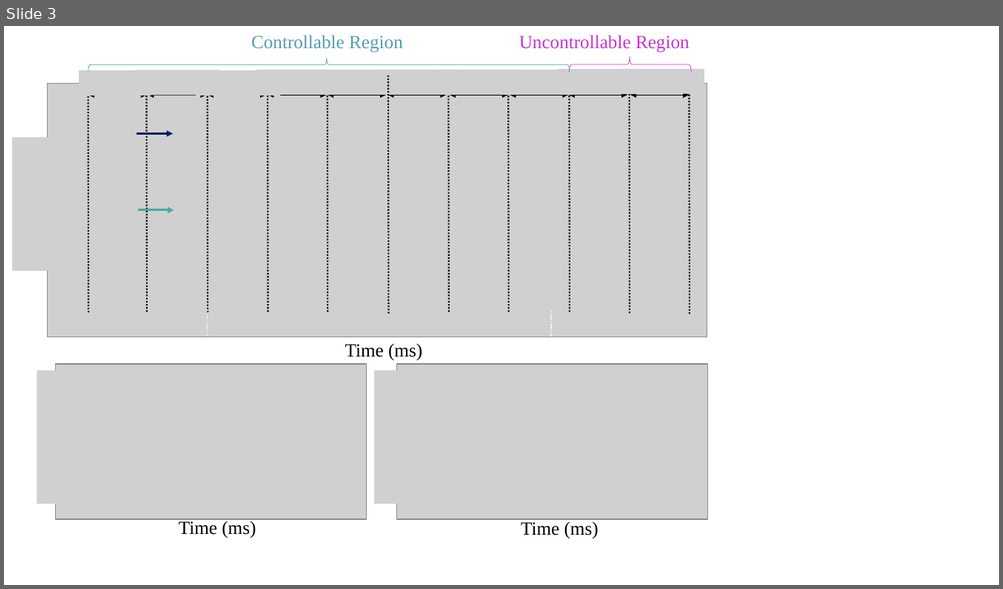
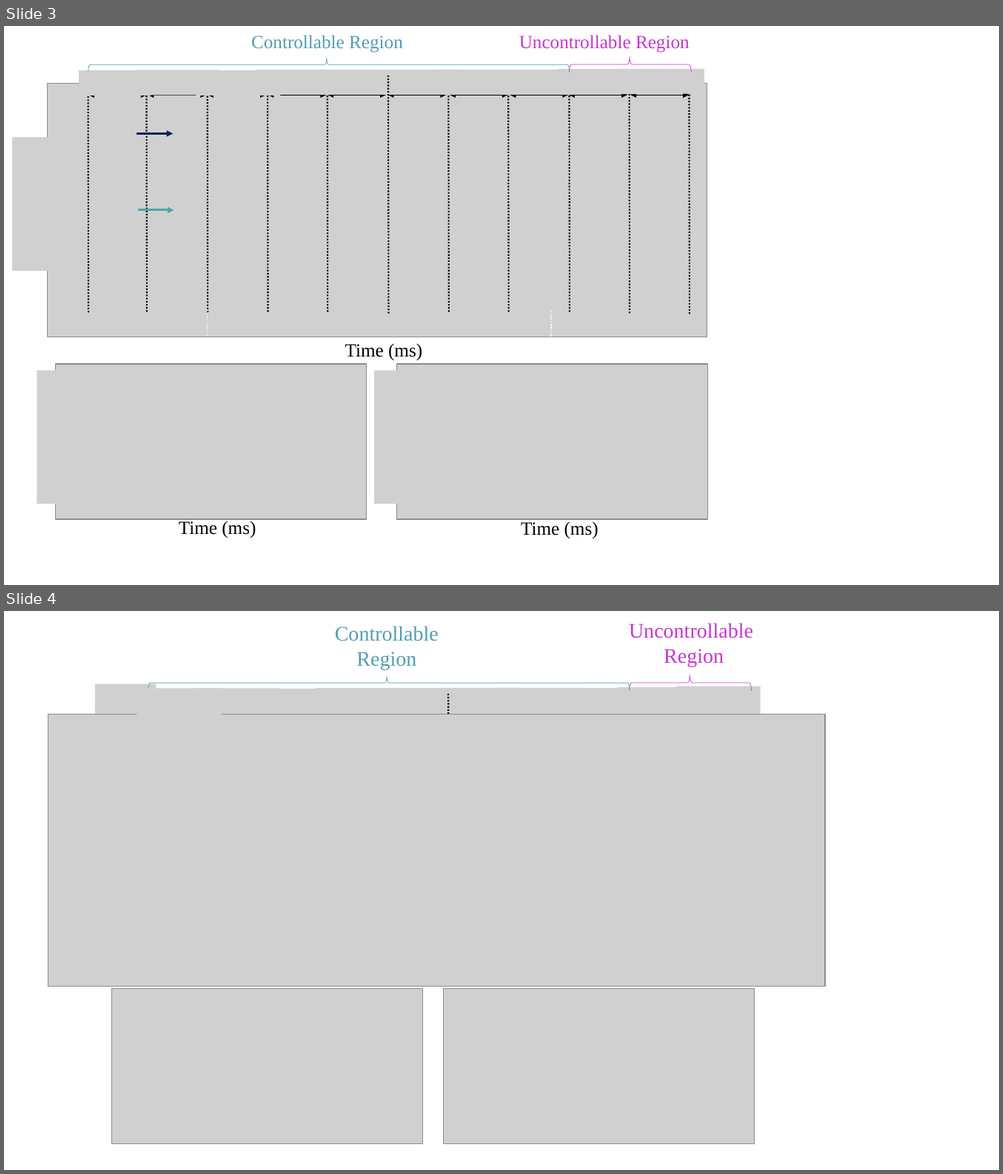
Before and after one commit to EnesAyaz/WPTMotor, a slide deck: Synhronous motor/TPEL-major-revision/Figures/Experiment/New Microsoft PowerPoint Presentation.pptx. Shown one above the other, each under a label of ours: slide 3 before the commit, slides 3 and 4 after it. The pictures are 1003x589 and 1003x1174 pixels, drawn with LibreOffice and Linux fonts; fonts in the diff are those of the drawing; grey boxes stand for pictures. Boxes give left, top, right and bottom in pixels: in the first picture for what was removed or moved away, otherwise in the second. Text is boxed around its words. In the diff, an @@ line names an element or a change of style, - is before the commit and + after.

```diff
--- a/Synhronous motor/TPEL-major-revision/Figures/Experiment/New Microsoft PowerPoint Presentation.pptx
+++ b/Synhronous motor/TPEL-major-revision/Figures/Experiment/New Microsoft PowerPoint Presentation.pptx
@@ slide 4 added at bbox=[4, 611, 999, 1170], background #FFFFFF @@
@@ text added at bbox=[335, 626, 438, 669], 20 pt, text #549DB4 @@
+Controllable Region
@@ text added at bbox=[629, 623, 753, 667], 20 pt, text #C835D3 @@
+Uncontrollable
+Region
@@ right brace added at bbox=[148, 676, 629, 689], outline #549DB4 0.5 pt @@
@@ right brace added at bbox=[629, 675, 751, 690], outline #C835D3 0.5 pt @@
@@ picture added at bbox=[95, 684, 156, 717] @@
@@ picture added at bbox=[136, 689, 221, 721] @@
@@ line added from (148, 693) to (149, 931), #000000 1.5 pt dashed @@
@@ picture added at bbox=[195, 689, 279, 721] @@
@@ line added from (206, 692) to (207, 931), #000000 1.5 pt dashed @@
@@ picture added at bbox=[256, 689, 341, 721] @@
@@ line added from (267, 692) to (268, 931), #000000 1.5 pt dashed @@
@@ picture added at bbox=[316, 688, 400, 721] @@
@@ line added from (328, 692) to (328, 931), #000000 1.5 pt dashed @@
@@ picture added at bbox=[376, 688, 461, 721] @@
@@ line added from (387, 692) to (387, 931), #000000 1.5 pt dashed @@
@@ picture added at bbox=[436, 688, 521, 721] @@
@@ line added from (448, 694) to (449, 933), #000000 1.5 pt dashed @@
@@ picture added at bbox=[497, 688, 581, 721] @@
@@ line added from (509, 692) to (509, 931), #000000 1.5 pt dashed @@
@@ picture added at bbox=[557, 688, 641, 721] @@
@@ line added from (568, 692) to (569, 931), #000000 1.5 pt dashed @@
@@ picture added at bbox=[617, 687, 702, 720] @@
@@ line added from (629, 692) to (629, 931), #000000 1.5 pt dashed @@
@@ picture added at bbox=[676, 686, 760, 719] @@
@@ line added from (689, 694) to (690, 932), #000000 1.5 pt dashed @@
@@ line added from (749, 695) to (749, 933), #000000 1.5 pt dashed @@
@@ picture added at bbox=[48, 715, 825, 987] @@
@@ picture added at bbox=[112, 988, 424, 1144] @@
@@ picture added at bbox=[444, 988, 754, 1144] @@
```
Also in this commit, not shown: 15 other files.
